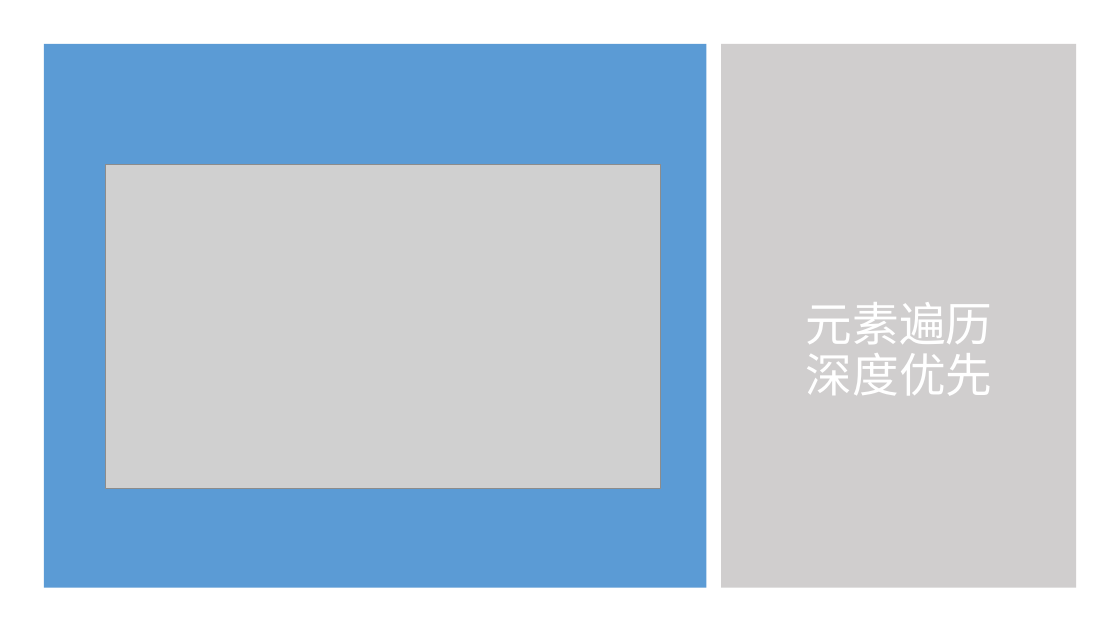
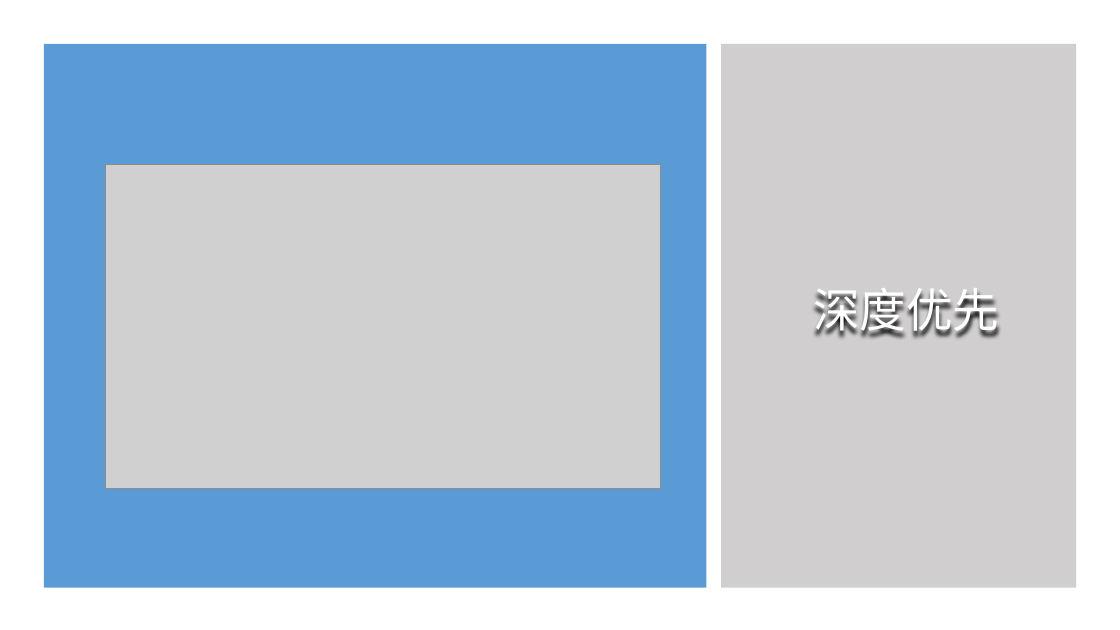
Before and after one commit to lgxqf/UICrawler, a slide deck: slide 6 of doc/UICrawler.pptx. Drawn at 1120x630 pixels with LibreOffice and Linux fonts; fonts in the diff are those of the drawing; grey boxes stand for pictures. Boxes give left, top, right and bottom in pixels: in the first picture for what was removed or moved away, otherwise in the second. Text is boxed around its words. In the diff, an @@ line names an element or a change of style, - is before the commit and + after.

```diff
--- a/doc/UICrawler.pptx
+++ b/doc/UICrawler.pptx
@@ title at bbox=[813, 288, 1000, 338]: text changed @@
-元素遍历
-深度优先
+深度优先
```
Also in this commit, not shown: 5 other slides changed, 1 slide added, 1 slide removed.
